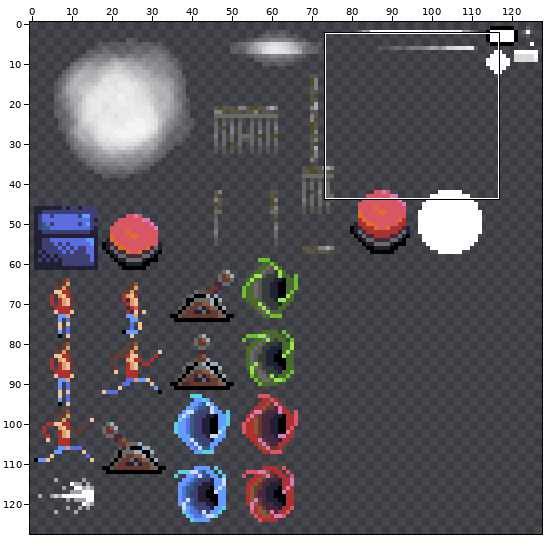
Edited in one commit: sprite sheet (res/atlas/tiles.png). The first picture is a wide view before the edit; the outline marks the close-up.
Close-up. The starting point:
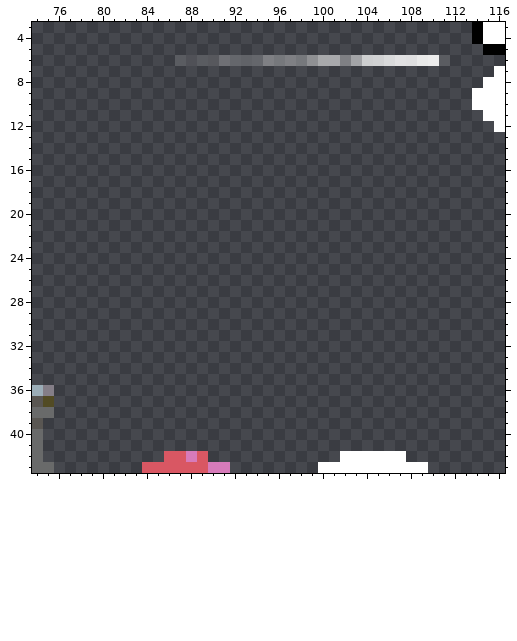
The file is 128x128 pixels. Pixels under 10% opacity are left out. Colours within 5 levels of each other are drawn and written as one. Shown: x 74..116, y 3..43. The old version is drawn lined up with the new one.
After the commit:
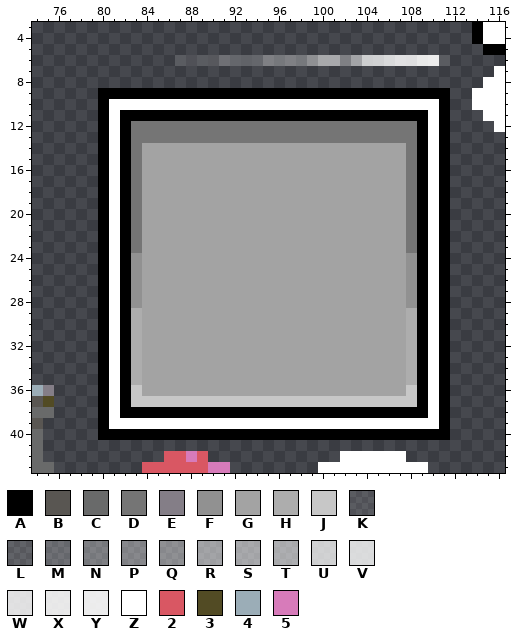
Palette (. is transparent): A #000000  B #595652  C #696a6a  D #757575  E #847e87  F #919191  G #a3a3a3  H #adadad  J #c7c7c7  K #ffffff1c  L #ffffff25  M #ffffff38  N #ffffff4e  P #ffffff59  Q #ffffff64  R #ffffff80  S #ffffff87  T #ffffff8e  U #ffffffc0  V #ffffffce  W #ffffffd5  X #ffffffe0  Y #ffffffe6  Z #ffffff  2 #d95763  3 #524b24  4 #9badb7  5 #d77bba
Edits made:
drawings rearranged on the sheet (the old picture shows each at its new place)
The author put colour A in row 9 at x 80 to 111; in row 10 at x 80 and 111; in row 11 at x 80, 82 to 109 and 111; in rows 12 to 37 at x 80, 82, 109 and 111; in row 38 at x 80, 82 to 109 and 111; in row 39 at x 80 and 111.
The author put colour A in row 40 at x 80 to 111.
The author put colour D in rows 12 to 13 at x 83 to 108; in rows 14 to 23 at x 83 and 108.
The author put colour F in rows 24 to 28 at x 83 and 108.
The author put colour G in rows 14 to 36 at x 84 to 107.
The author put colour H in rows 29 to 35 at x 83 and 108.
The author put colour J in row 36 at x 83 and 108; in row 37 at x 83 to 108.
The author put colour Z in row 10 at x 81 to 110; in rows 11 to 38 at x 81 and 110; in row 39 at x 81 to 110.
Boxes around the changes in both close-ups, in picture pixels (x1, y1, x2, y2):
added: (98, 88, 450, 440)
